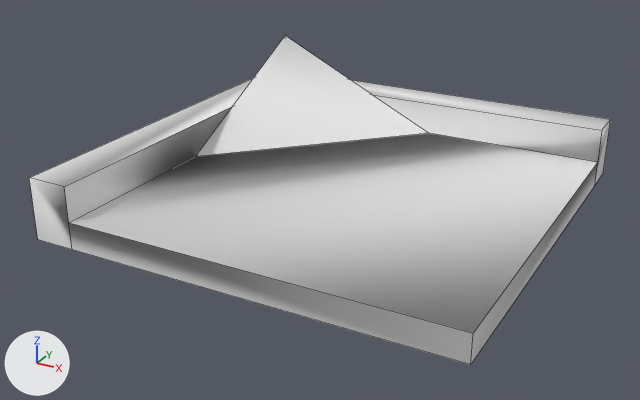
One commit to the OBJ model 3d/mini-golf/Hill_corner_01.obj: the scene before it, then after it.
Rendered twice from a 50 mm lens placed at (4.17, -3.71, 2.59), pointed at (1.41, 1.29, 0.09). Arrows for +X, +Y and +Z are at lower left; the lights stay in place. Mesh edges are drawn as thin lines. Where no turn or scale is listed for an object, it has been applied to the vertices.

Names of what the first picture shows: 'Hill_corner_01'.
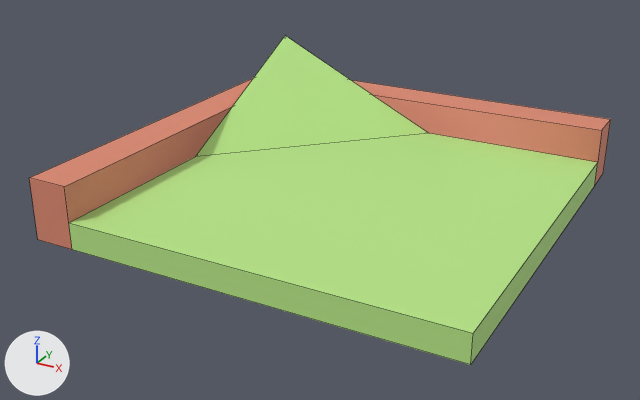
Edits to the scene script, one JSON object a line:
```json
{"op": "add", "block": "mat_red_016", "code": ["mat_red_016 = principled_material('Red.016')", "mat_red_016.base_color = (0.71, 0.247, 0.161)  # beige #db8870", "mat_red_016.roughness = 0.69"]}
{"op": "add", "block": "mat_green_016", "code": ["mat_green_016 = principled_material('Green.016')", "mat_green_016.base_color = (0.475, 0.788, 0.239)  # green #b7e686", "mat_green_016.roughness = 0.69"]}
{"block": "me_hill_corner_01", "where": "me_hill_corner_01.from_pydata(...)  # 21 vertices, 17 faces; spans x 0.0..3.0, y 0.0..3.0, z 0.0..0.84"}
{"block": "me_hill_corner_01", "where": "# used by ob_hill_corner_01; location = (0.0, 0.0, 0.0)"}
{"block": "me_hill_corner_01", "change": "me_hill_corner_01 part 1: 8 faces spanning x 0.0..3.0, y 0.0..3.0, z 0.0..0.84 switch from mat_red (white #e7e7e7) to mat_red_016 (beige #db8870)"}
{"block": "me_hill_corner_01", "change": "me_hill_corner_01 part 2: 2 faces spanning x 0.0..3.0, y 0.0..3.0, z 0.0..0.44 switch from mat_backcolor (white #e7e7e7) to mat_red_016 (beige #db8870)"}
{"block": "me_hill_corner_01", "change": "me_hill_corner_01 part 3: 1 face spanning x 0.3..3.0, y 0.0..2.7, z 0.19 switches from mat_backcolor (white #e7e7e7) to mat_green_016 (green #b7e686)"}
{"block": "me_hill_corner_01", "change": "me_hill_corner_01 part 4: 3 faces spanning x 0.3..3.0, y 0.0..2.7, z 0.0..0.84 switch from mat_green (white #e7e7e7) to mat_green_016 (green #b7e686)"}
{"block": "me_hill_corner_01", "change": "me_hill_corner_01 part 5: the surface is now shaded flat"}
```

What differs and where, as boxes [x1, y1, x2, y2] in the pictures (640 x 400 px):
```json
{"part": 1, "of": "me_hill_corner_01", "change": "recoloured", "before": [29, 78, 611, 249], "after": [29, 78, 611, 249]}
{"part": 2, "of": "me_hill_corner_01", "change": "recoloured", "before": [64, 107, 232, 222], "after": [64, 107, 232, 222]}
{"part": 3, "of": "me_hill_corner_01", "change": "recoloured", "before": [69, 133, 597, 333], "after": [69, 133, 597, 333], "on screen": "white to green"}
{"part": 4, "of": "me_hill_corner_01", "change": "recoloured", "before": [69, 36, 598, 365], "after": [69, 36, 598, 365], "on screen": "white to green"}
```
